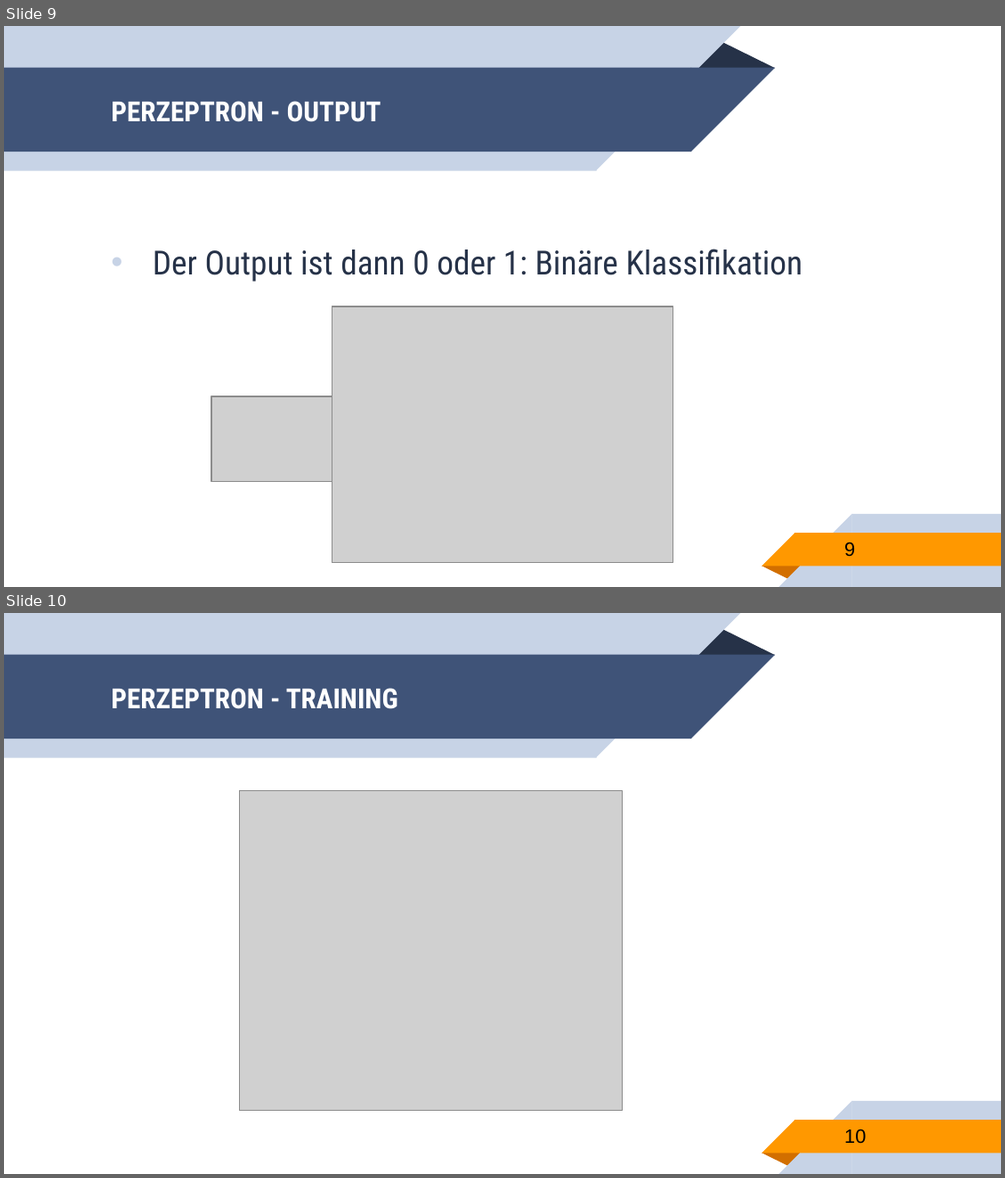
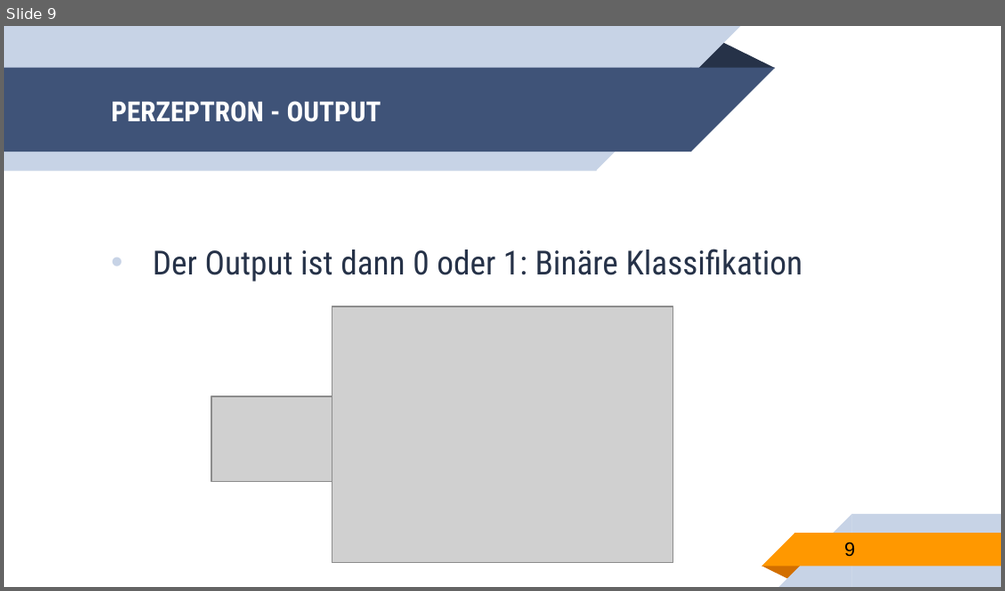
Before and after one commit to franneck94/UdemyTF, a slide deck: lectures/Chapter4/Perceptron.pptx. Shown one above the other, each under a label of ours: slides 9 and 10 before the commit, slide 9 after it. The pictures are 1005x1178 and 1005x591 pixels, drawn with LibreOffice and Linux fonts; fonts in the diff are those of the drawing; grey boxes stand for pictures. Boxes give left, top, right and bottom in pixels: in the first picture for what was removed or moved away, otherwise in the second. Text is boxed around its words. In the diff, an @@ line names an element or a change of style, - is before the commit and + after.

```diff
--- a/lectures/Chapter4/Perceptron.pptx
+++ b/lectures/Chapter4/Perceptron.pptx
@@ slide 10 removed at [4, 613, 1001, 1174], background #FFFFFF; not listed: 10 template elements that a slide beside it also shows @@
@@ title removed at [111, 688, 398, 709] @@
-PERZEPTRON - TRAINING
@@ picture removed at [239, 790, 622, 1111] @@
@@ page number removed at [844, 1128, 866, 1143] @@
-10
```
Also in this commit, not shown: 37 other files.
